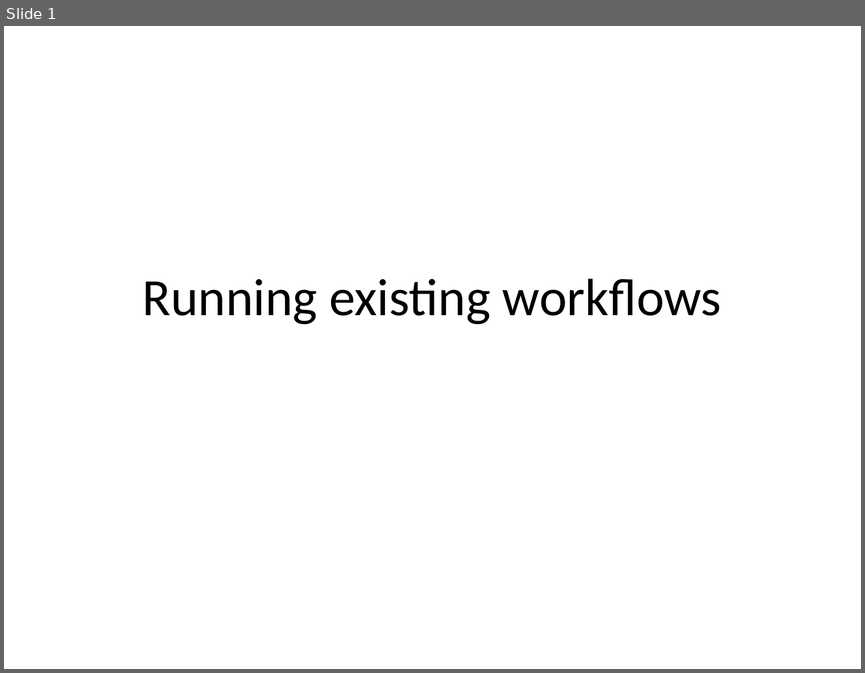
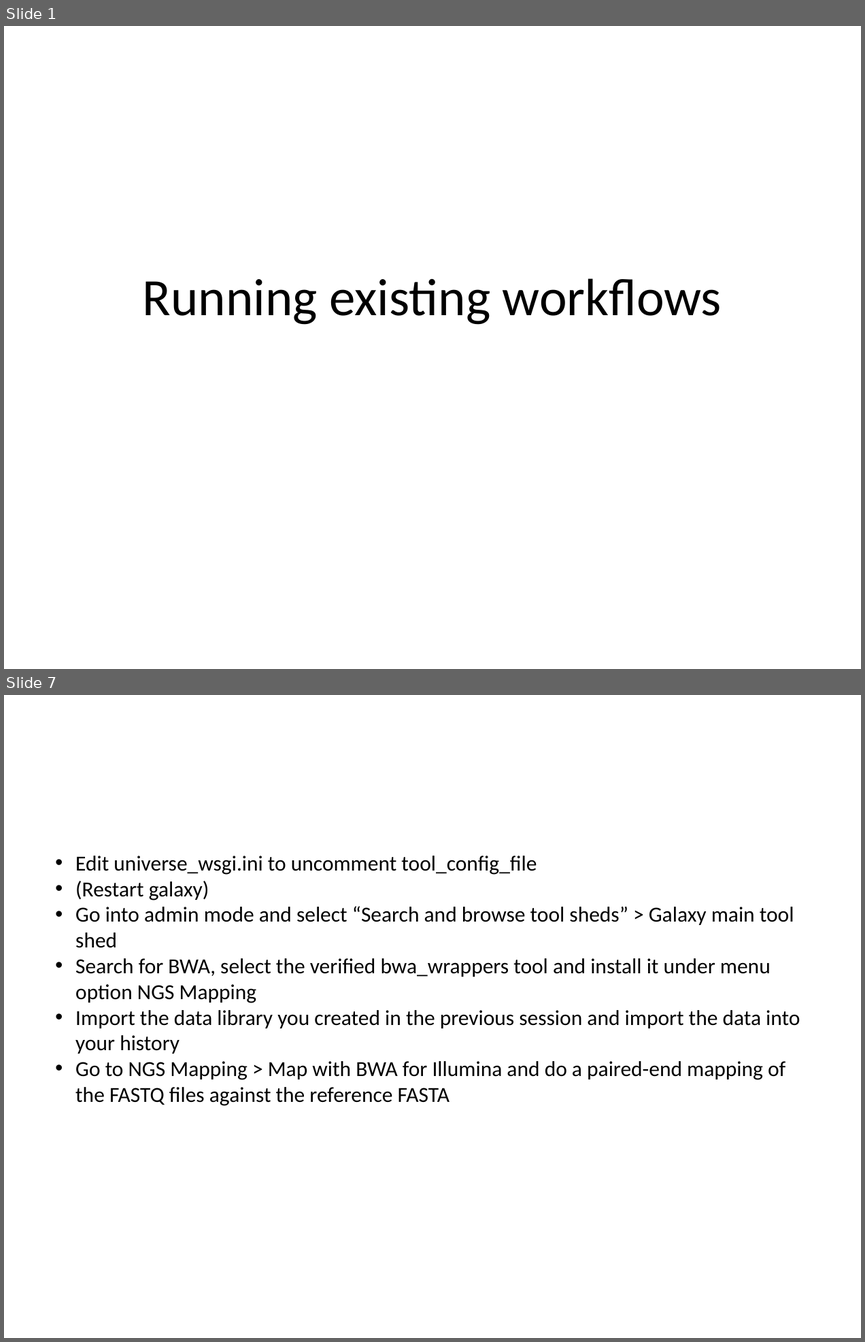
Before and after one commit to naturalis/arangs, a slide deck: doc/slides/day4/session3/RunningWorkflows.pptx. Shown one above the other, each under a label of ours: slide 1 before the commit, slides 1 and 7 after it; the slides between them are not shown. The pictures are 865x673 and 865x1342 pixels, drawn with LibreOffice and Linux fonts; fonts in the diff are those of the drawing. Boxes give left, top, right and bottom in pixels: in the first picture for what was removed or moved away, otherwise in the second. Text is boxed around its words. In the diff, an @@ line names an element or a change of style, - is before the commit and + after.

Commit message:
updated slides to set up and configure a local galaxy

```diff
--- a/doc/slides/day4/session3/RunningWorkflows.pptx
+++ b/doc/slides/day4/session3/RunningWorkflows.pptx
@@ slide 7 added at bbox=[4, 695, 861, 1338], background #FFFFFF @@
@@ text added at bbox=[75, 855, 800, 1106], 18 pt, text #000000 @@
+• Edit universe_wsgi.ini to uncomment tool_config_file
+• (Restart galaxy)
+• Go into admin mode and select “Search and browse tool sheds” > Galaxy main tool shed
+• Search for BWA, select the verified bwa_wrappers tool and install it under menu option NGS Mapping
+• Import the data library you created in the previous session and import the data into your history
+• Go to NGS Mapping > Map with BWA for Illumina and do a paired-end mapping of the FASTQ files against the reference FASTA
```
Also in this commit, not shown: 5 slides changed, 1 other file.
